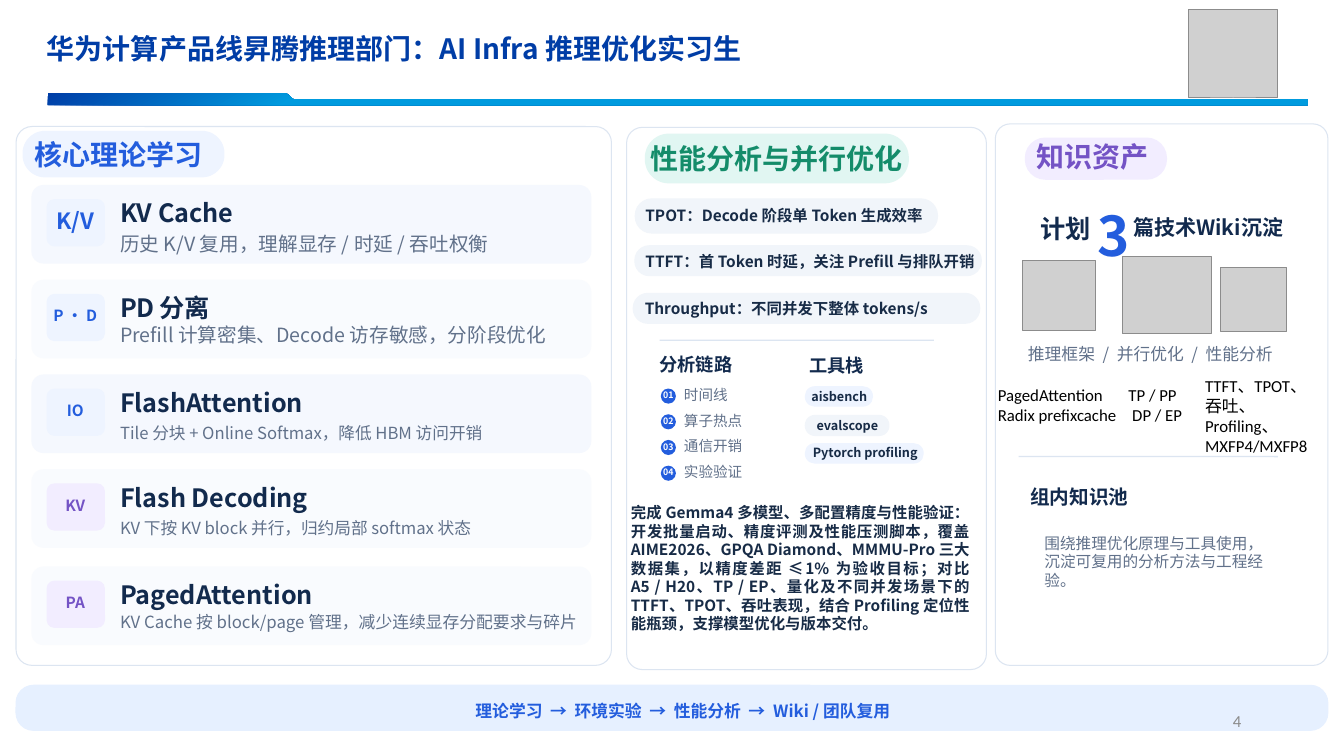
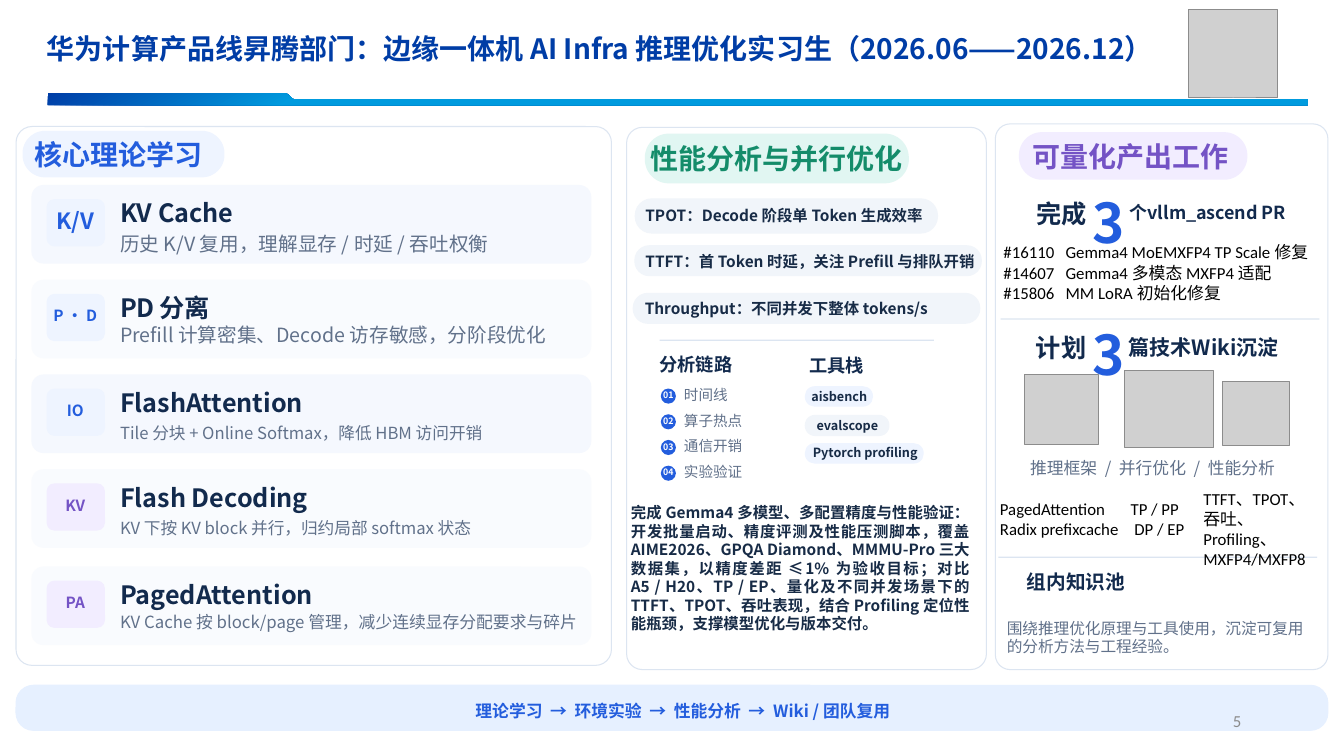
Before and after one commit to yzlbig/Picture-bed, a slide deck: slide 5 of 余志椋介绍 .pptx (slide 4 before the commit). Drawn at 1344x756 pixels with LibreOffice and Linux fonts; fonts in the diff are those of the drawing; grey boxes stand for pictures. Boxes give left, top, right and bottom in pixels: in the first picture for what was removed or moved away, otherwise in the second. Text is boxed around its words. In the diff, an @@ line names an element or a change of style, - is before the commit and + after.

```diff
--- a/余志椋介绍 .pptx
+++ b/余志椋介绍 .pptx
@@ text at box(47, 35, 1153, 62): text changed @@
-华为计算产品线昇腾推理部门：AI Infra 推理优化实习生
+华为计算产品线昇腾部门：边缘一体机 AI Infra 推理优化实习生（2026.06——2026.12）
@@ rounded rectangle: place and size @@
-rounded rectangle at box(995, 124, 1328, 665)
+rounded rectangle at box(995, 124, 1328, 669)
@@ rounded rectangle: place and size @@
-rounded rectangle at box(1025, 137, 1168, 179)
+rounded rectangle at box(1019, 132, 1248, 179)
@@ text at box(1032, 143, 1228, 170): text changed @@
-知识资产
+可量化产出工作
@@ text added at box(1037, 201, 1087, 225), 18 pt, text #122A4D, bold @@
+完成
@@ text added at box(1093, 201, 1125, 257), 39.1 pt, text #235DDD, bold @@
+3
@@ text added at box(1130, 204, 1286, 222), 12.8 pt, text #122A4D, bold @@
+个vllm_ascend PR
@@ text added at box(1003, 244, 1309, 301), 12 pt, text #000000 @@
+#16110 Gemma4 MoEMXFP4 TP Scale 修复 #14607 Gemma4 多模态 MXFP4 适配 #15806 MM LoRA 初始化修复
@@ line added from (1001, 320) to (1320, 320), #DCE5F1 0.9 pt @@
@@ text "计划": place and size @@
-text "计划" at box(1040, 216, 1090, 241)
+text "计划" at box(1036, 335, 1086, 360)
@@ text "3": place and size @@
-text "3" at box(1097, 214, 1129, 270)
+text "3" at box(1093, 333, 1125, 389)
@@ text "篇技术Wiki沉淀": place and size @@
-text "篇技术Wiki沉淀" at box(1133, 217, 1283, 237)
+text "篇技术Wiki沉淀" at box(1129, 337, 1279, 357)
@@ 4 texts, 3 pictures: place and size @@
-4 texts, 3 pictures at box(998, 257, 1307, 453)
+4 texts, 3 pictures at box(1000, 371, 1305, 566)
@@ line moved from (1019, 457) - (1278, 457) to (998, 558) - (1318, 558) @@
@@ text "组内知识池": place and size @@
-text "组内知识池" at box(1030, 487, 1128, 506)
+text "组内知识池" at box(1027, 572, 1125, 591)
@@ text "围绕推理优化原理与工具使用，沉淀可复用的分析方法与工程经验。" rewrapped from box(1044, 536, 1263, 587) to box(1007, 621, 1304, 653) @@
@@ page number at box(1233, 716, 1241, 727): text changed @@
-4
+5
```
Also in this commit, not shown: 13 other slides changed, 7 slides added.
